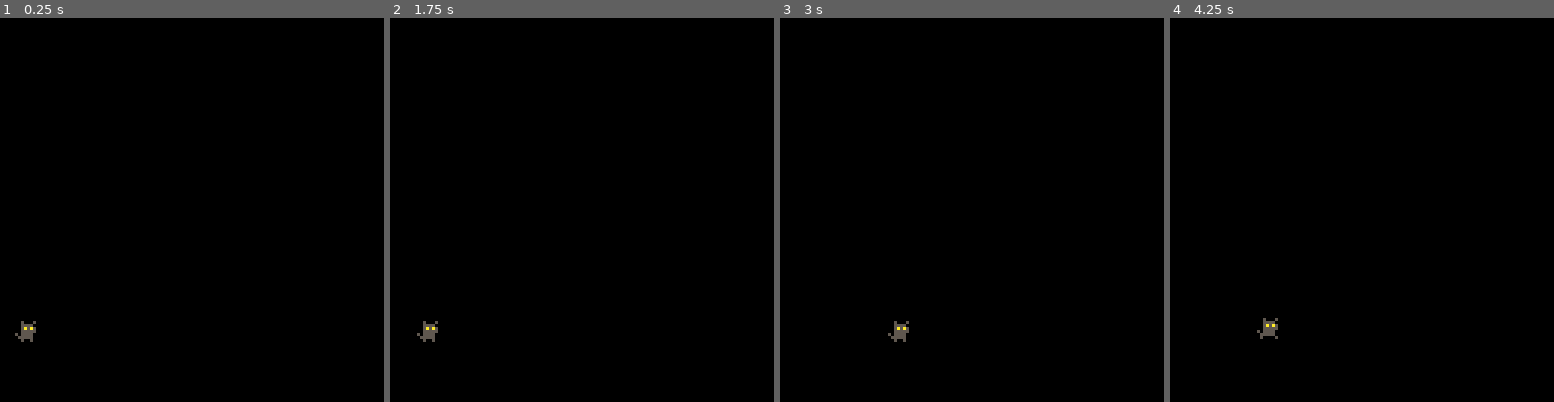
Above: before the commit, frames 1-4 (left to right).
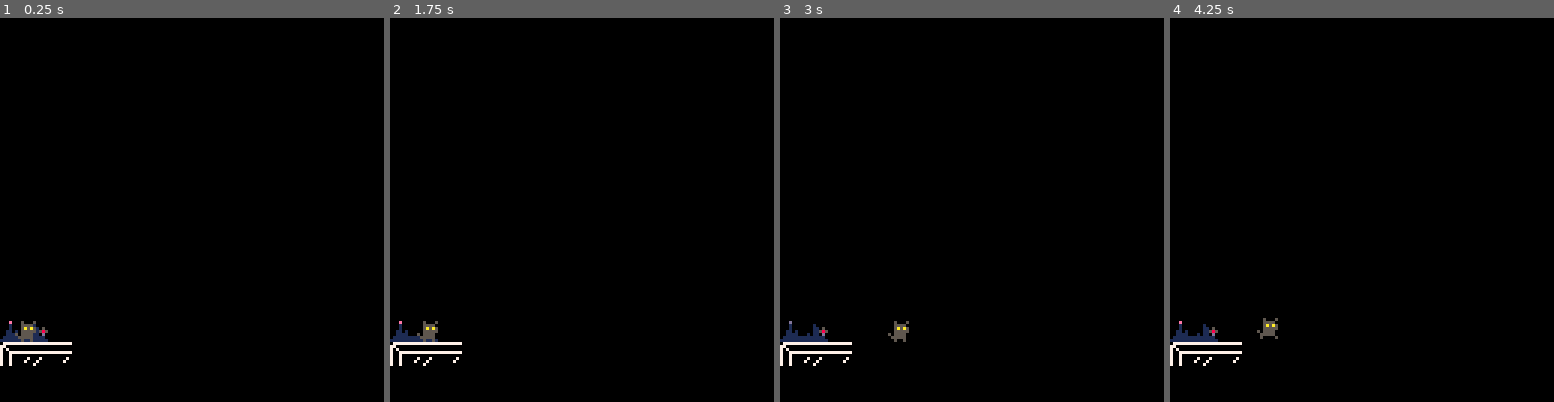
Above: after the commit, the same moments.

Repository: syobonaction/Night-Dog
Game: PICO-8 cartridge firsties.p8
Same seed, same stepped clock (60 frames per second), same inputs: the game is played once before the commit and once after it.
Inputs:
- Up to frame 1 (0.25 s): no input
- Up to frame 2 (1.75 s): hold Right from 1.6 s (still down)
- Up to frame 3 (3 s): release Right at 2.1 s; hold Right from 2.47 s (still down)
- Up to frame 4 (4.25 s): release Right at 3.03 s; hold Left 3.08-3.58 s; hold Right from 4.02 s (still down)

The runs differ from the first frame. In frame 1, 0.6% of the frame differs, in the area x 0-19%, y 78-91%; in frame 2, 0.6%; in frame 3, 0.7%; in frame 4, 0.7%.

Commit message:
Objects
you know

Diff:
--- a/firsties.p8
+++ b/firsties.p8
@@ -10,6 +10,30 @@
 player.sprite = 0
 player.speed = 1
 player.moving = false
+
+Building = {x = 0, y = 0, sprite = 0}
+function Building.create(s,x,y)
+  Building.x = x
+  Building.y = y
+  Building.sprite = s
+end
+
+Building.create(62,0,100)
+
+function Building.display()
+  spr(Building.sprite, Building.x, Building.y)
+  Building.animate()
+end
+
+function Building.animate()
+  if Building.sprite==62 then
+    Building.sprite=60
+  elseif Building.sprite==60 then
+    Building.sprite=58
+  else
+    Building.sprite=62
+  end
+end
 
 function move()
   player.moving = true
@@ -22,6 +46,10 @@
   end
 end
 
+function _int()
+
+end
+
 function _update()
   player.moving = false;
   if btn(0) then
@@ -39,6 +67,19 @@
 
 function _draw()
   cls()
+
+  --background
+
+  --100
+  spr(59,8,100)
+
+  --108
+  spr(32,0,108)
+  spr(33,8,108)
+  spr(34,16,108)
+
+  Building.display()
+
   spr(player.sprite,player.x,player.y)
 end
 
Not shown, changed: 18 lines of the sprite sheet (__gfx__) section of firsties.p8
